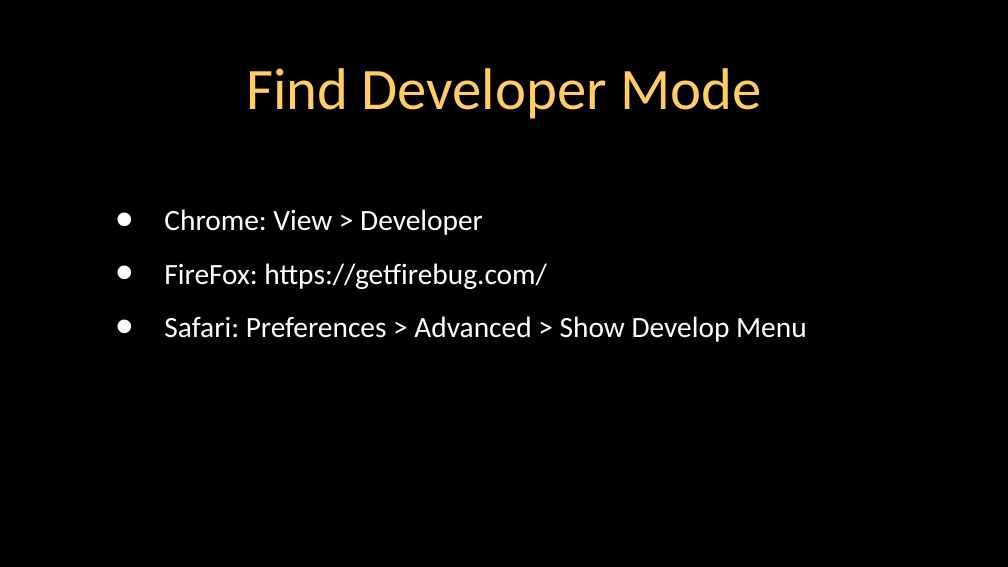
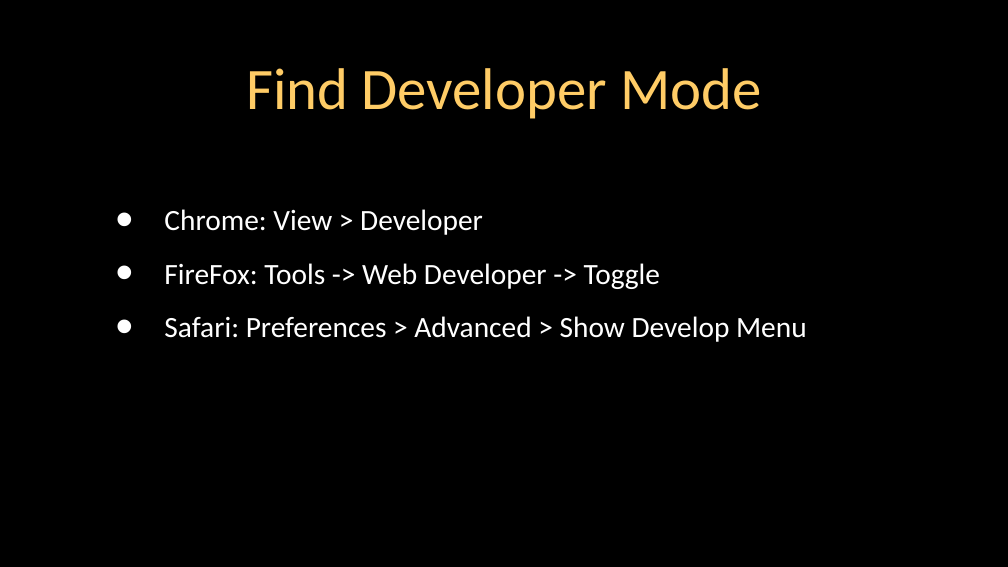
Before and after one commit to csev/wa4e, a slide deck: slide 18 of lectures/Web-01-HTTP.ppt. Drawn at 1008x567 pixels with LibreOffice and Linux fonts; fonts in the diff are those of the drawing. Boxes give left, top, right and bottom in pixels: in the first picture for what was removed or moved away, otherwise in the second. Text is boxed around its words. In the diff, an @@ line names an element or a change of style, - is before the commit and + after.

Commit message:
tweaks.

```diff
--- a/lectures/Web-01-HTTP.ppt
+++ b/lectures/Web-01-HTTP.ppt
@@ text at bbox=[164, 263, 660, 289]: text changed @@
-• FireFox: https://getfirebug.com/
+• FireFox: Tools -> Web Developer -> Toggle
```
